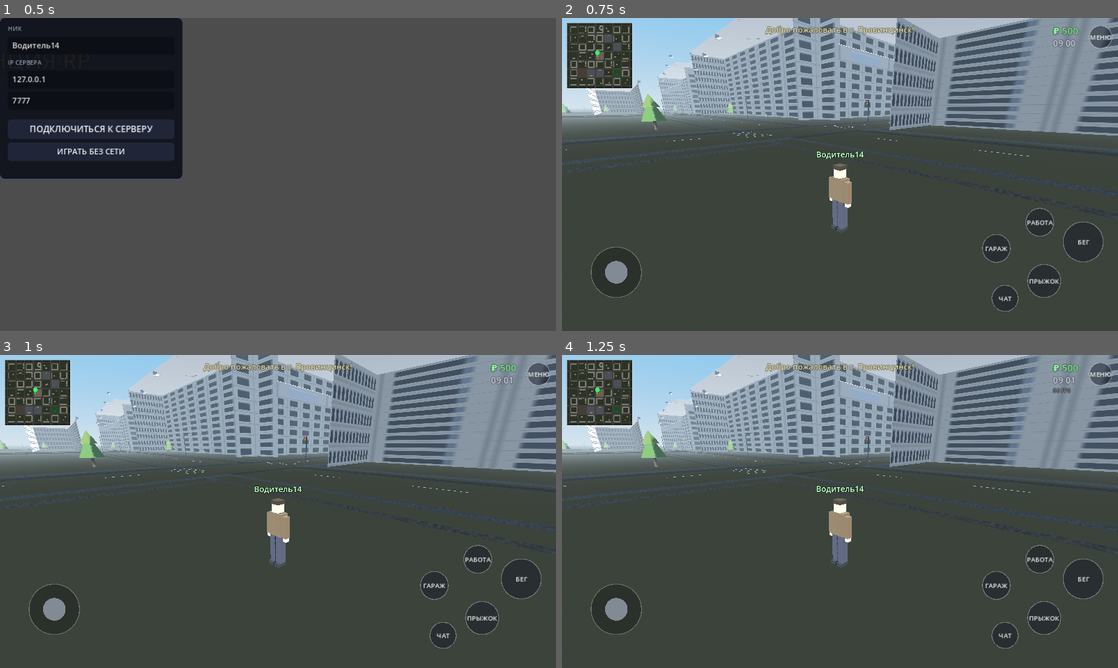
Above: before the commit, frames 1-4 (two rows, left to right).
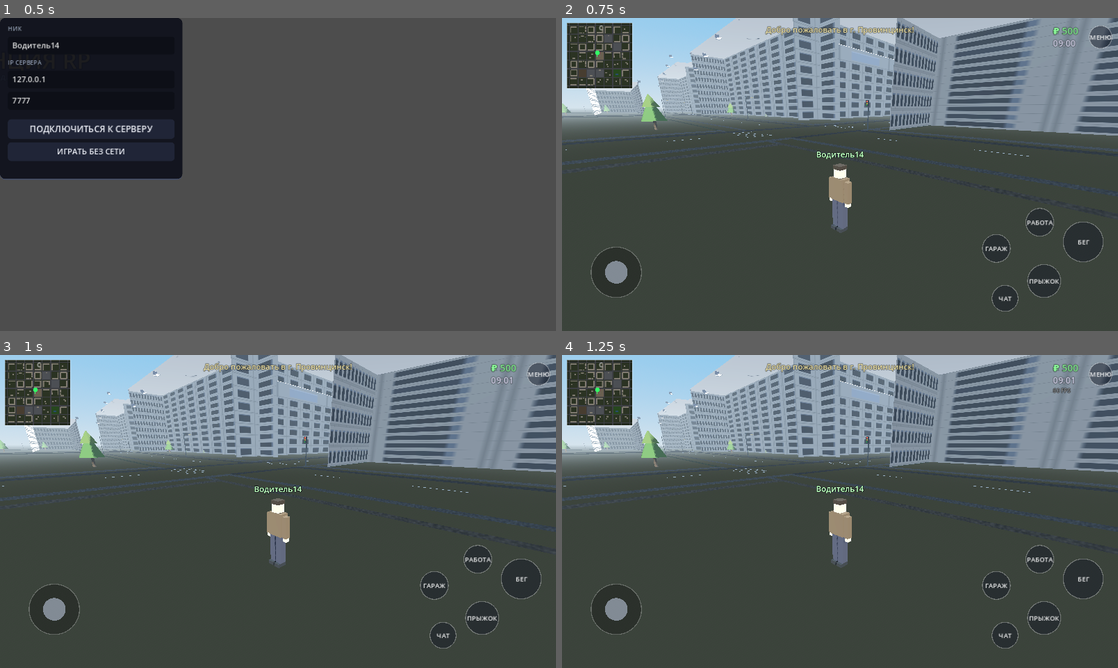
Above: after the commit, the same moments.

Repository: mimistr036-coder/launcher
Game: Godot game, scene res://br/boot.tscn
The game is run twice, just before and just after one commit, with the same random seed, the same clock (stepped at 60 frames per second) and the same inputs.
Inputs:
- Up to frame 1 (0.5 s): no input
- Up to frame 2 (0.75 s): click "ИГРАТЬ БЕЗ СЕТИ" at 0.5 s
- Up to frame 3 (1 s): no input
- Up to frame 4 (1.25 s): no input

Frame 1 is identical in both runs. In frame 2, 0.4% of the frame differs, in the area x 6-25%, y 2-31%; in frame 3, 0.4%; in frame 4, 0.4%.
Error before the commit: Parse Error: Identifier "tire" not declared in the current scope. (res://br/vehicle.gd:121)

Commit message:
fix: потерянные переменные колёс в vehicle; пустые rect в дворе квартала
Co-authored-by: arena-agent <297053741+arena-agent@users.noreply.github.com>

Diff:
--- a/game/br/city_builder.gd
+++ b/game/br/city_builder.gd
@@ -376,7 +376,6 @@
 				if wq < 20.0 or cursor + wq > along1 - 6.0:
 					break
 				_house(cursor, wq, side, cx0, cx1, cz0, cz1, pal)
-				rects.append({})
 				cursor += wq + 4.0 + rng.randf() * 6.0
 	elif arch == 1:
 		# башни во дворе
--- a/game/br/vehicle.gd
+++ b/game/br/vehicle.gd
@@ -102,6 +102,8 @@
 	_mkbox(Vector3(body.x + 0.08, 0.17, 0.22), bmat, Vector3(0, by + 0.06, body.z * 0.5 - 0.08))
 	# номерной знак
 	_mkbox(Vector3(0.5, 0.13, 0.03), TL.flat(Color(0.92, 0.92, 0.88)), Vector3(0, by + 0.3, body.z * 0.5 + 0.1))
+	var body_c := by + body.y * 0.5
+	var tire = TL.flat(Color(0.07, 0.07, 0.08), 0.0, 0.95)
 	# колёса
 	var wb: float = T.wheelbase
 	for wp in [Vector3(T.track * 0.5, wr, -wb * 0.5), Vector3(-T.track * 0.5, wr, -wb * 0.5),
